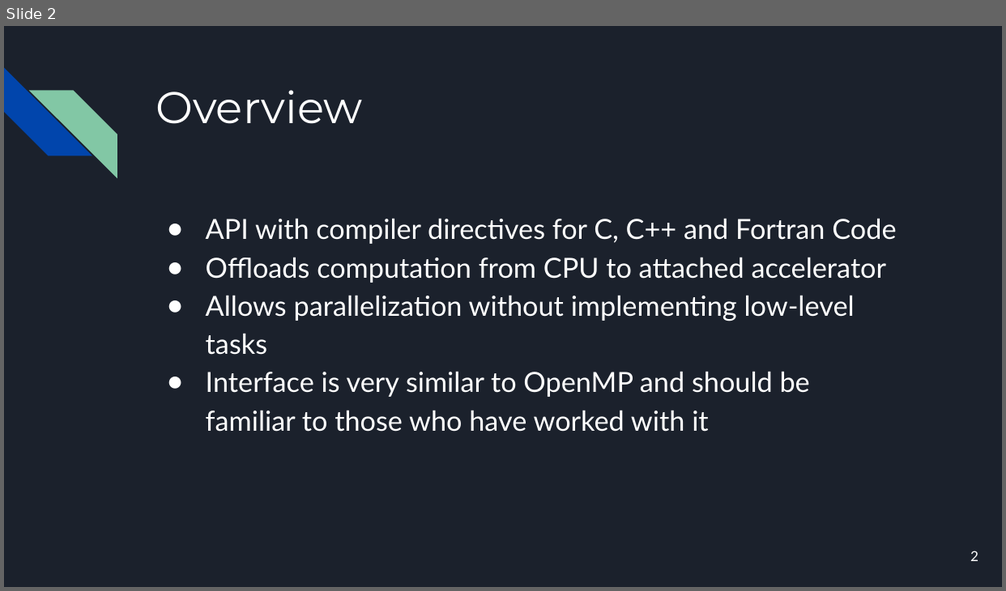
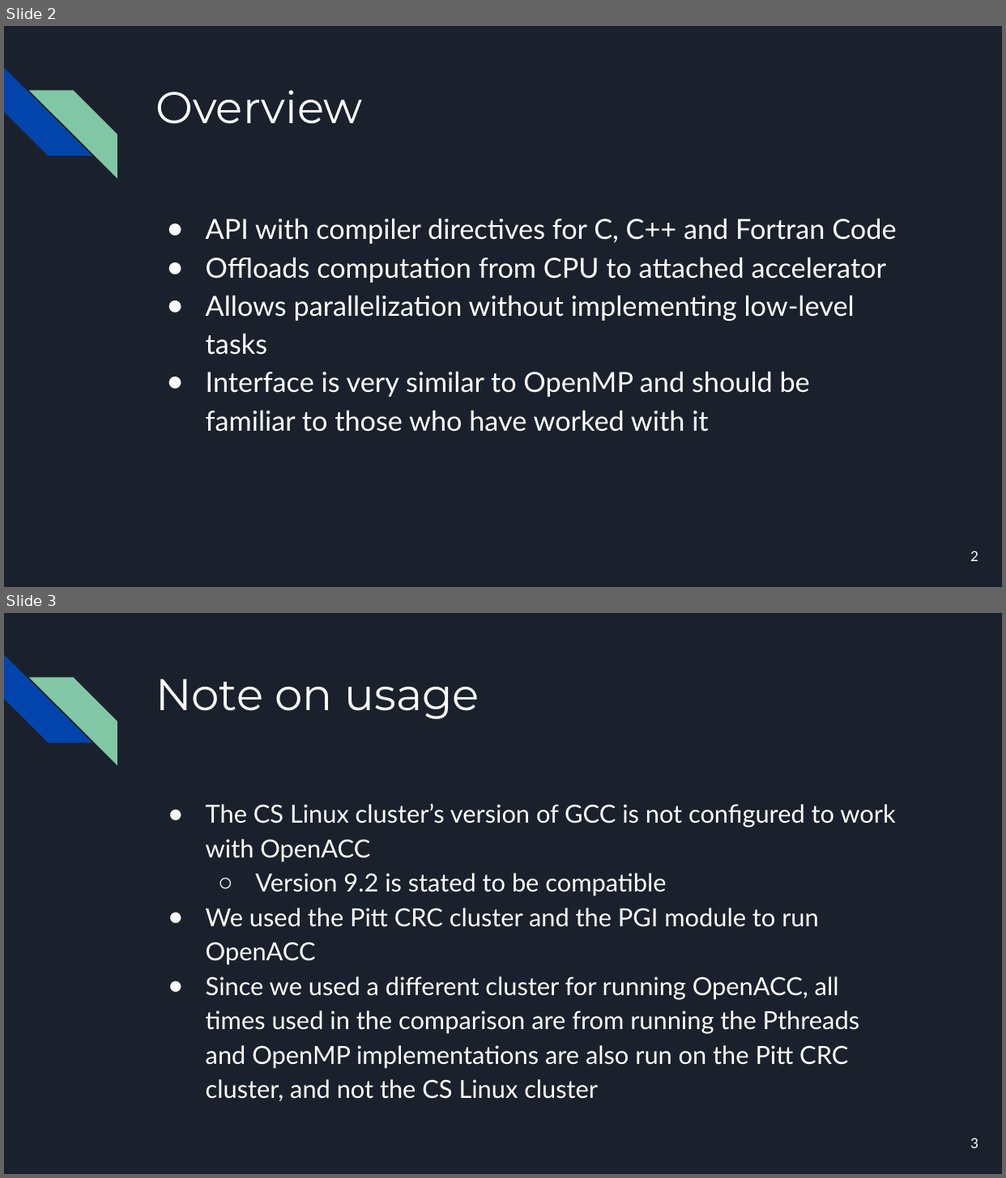
Before and after one commit to Jack-Ansley/1645Project, a slide deck: project.pptx. Shown one above the other, each under a label of ours: slide 2 before the commit, slides 2 and 3 after it. The pictures are 1006x591 and 1006x1178 pixels, drawn with LibreOffice and Linux fonts; fonts in the diff are those of the drawing. Boxes give left, top, right and bottom in pixels: in the first picture for what was removed or moved away, otherwise in the second. Text is boxed around its words. In the diff, an @@ line names an element or a change of style, - is before the commit and + after.

```diff
--- a/project.pptx
+++ b/project.pptx
@@ slide 3 added at (x1=4, y1=613, x2=1002, y2=1174), background #1B212C; not listed: 2 template elements that a slide beside it also shows @@
@@ title added at (x1=155, y1=679, x2=479, y2=719), 32 pt, text #FFFFFF @@
+Note on usage
@@ text added at (x1=206, y1=803, x2=895, y2=1101), 18 pt, text #FFFFFF @@
+● The CS Linux cluster’s version of GCC is not configured to work with OpenACC
+  ○ Version 9.2 is stated to be compatible
+● We used the Pitt CRC cluster and the PGI module to run OpenACC
+● Since we used a different cluster for running OpenACC, all times used in the comparison are from running the Pthreads and OpenMP implementations are also run on the Pitt CRC cluster, and not the CS Linux cluster
@@ page number added at (x1=970, y1=1138, x2=978, y2=1148), 10 pt, text #FFFFFF @@
+3
```
Also in this commit, not shown: 3 slides changed, 13 other slides added.
